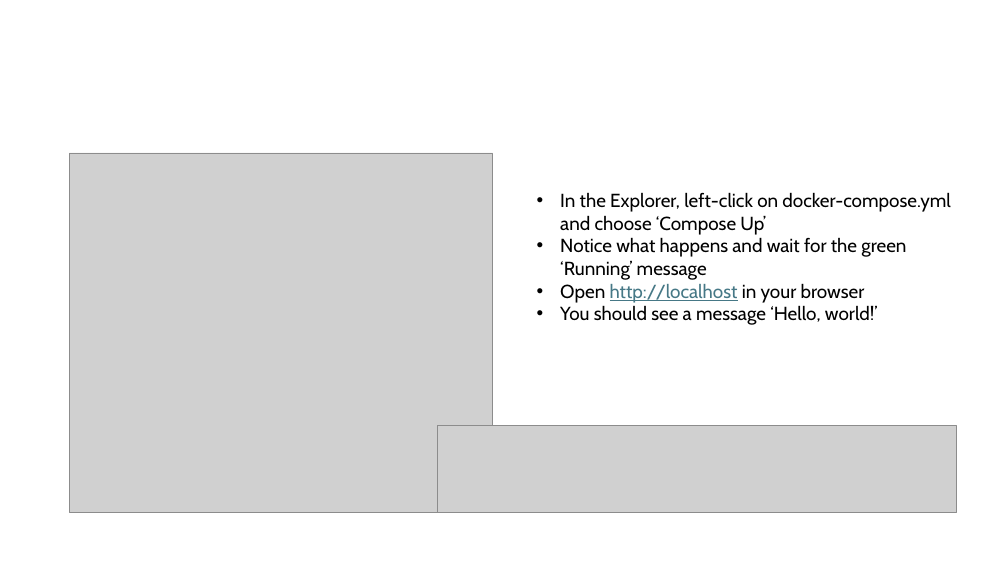
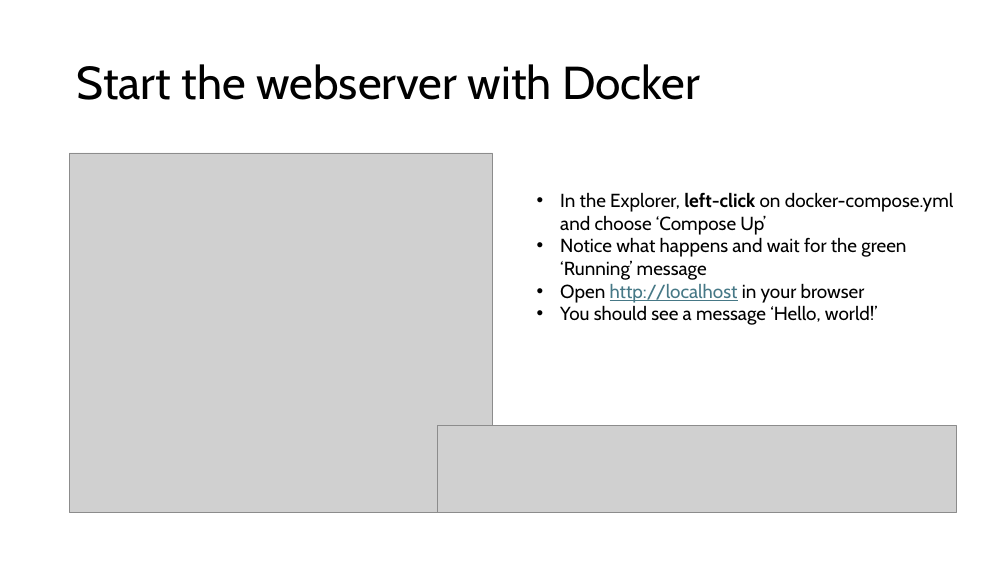
Before and after one commit to mlindhout/webdev, a slide deck: slide 5 of Web Development.pptx. Drawn at 1008x567 pixels with LibreOffice and Linux fonts; fonts in the diff are those of the drawing; grey boxes stand for pictures. Boxes give left, top, right and bottom in pixels: in the first picture for what was removed or moved away, otherwise in the second. Text is boxed around its words. In the diff, an @@ line names an element or a change of style, - is before the commit and + after.

```diff
--- a/Web Development.pptx
+++ b/Web Development.pptx
@@ title added at (77,64,700,100), 44 pt, text #000000 @@
+Start the webserver with Docker
@@ text at (560,192,954,235): bold on in "left-click" @@
```
Also in this commit, not shown: 1 other slide changed, 5 slides added.
